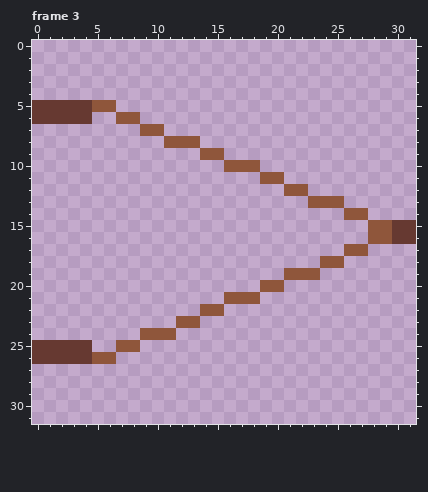
A pixel-art file gets an edit: tik-tok-fodder/002/bellows.aseprite. This is how it looked before the edit.
32x32 pixels, 3 frames. Shown: frame 3. The commit also changed other frames, which this record leaves out.
Now the later version:
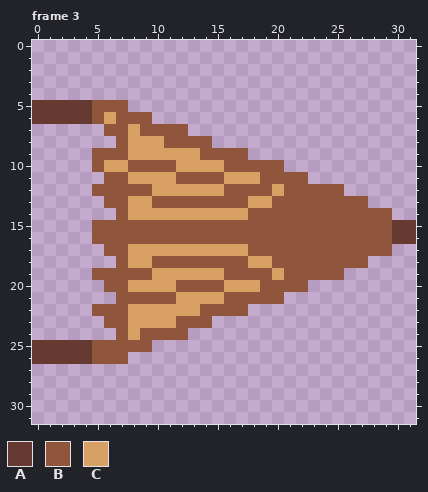
Palette (. is transparent): A #663931  B #8f563b  C #d9a066
What changed:
Changed rows in their new state; - is an unchanged pixel.
Frame 3:
first column x 5:
 5 --B----------------------
 6 BC--B--------------------
 7 -BBC--BB-----------------
 8 --BCCC---B---------------
 9 BBBCCCCCC--BB------------
10 BCCBBBBCCCC---BB---------
11 -BBCCCCBBBBCCC--BB-------
12 BBBBBCCCCCCBBBBC--BBB----
13 -BBCCBBBBBBBBCCBBB---BB--
14 --BCCCCCCCCCCBBBBBBBB--BB
15 BBBBBBBBBBBBBBBBBBBBBBB--
16 BBBBBBBBBBBBBBBBBBBBBBB--
17 -BBCCCCCCCCCCBBBBBBBB--BB
18 --BCCBBBBBBBBCCBBBB--BB--
19 BBBBBCCCCCCBBBBC---BB----
20 -BBCCCCBBBBCCC--BB-------
21 --BBBBBCCCC---BB---------
22 BBBCCCCCC--BB------------
23 -BBCCCC--B---------------
24 --BC---B-----------------
25 BB--B--------------------
26 --B----------------------
